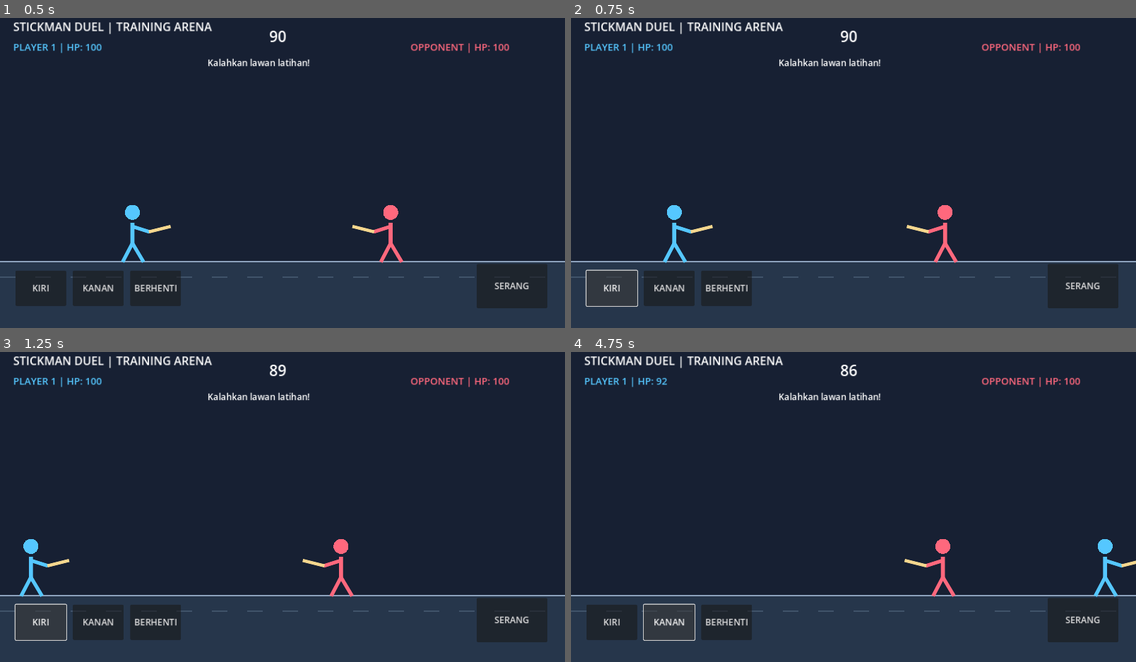
Above: before the commit, frames 1-4 (two rows, left to right).
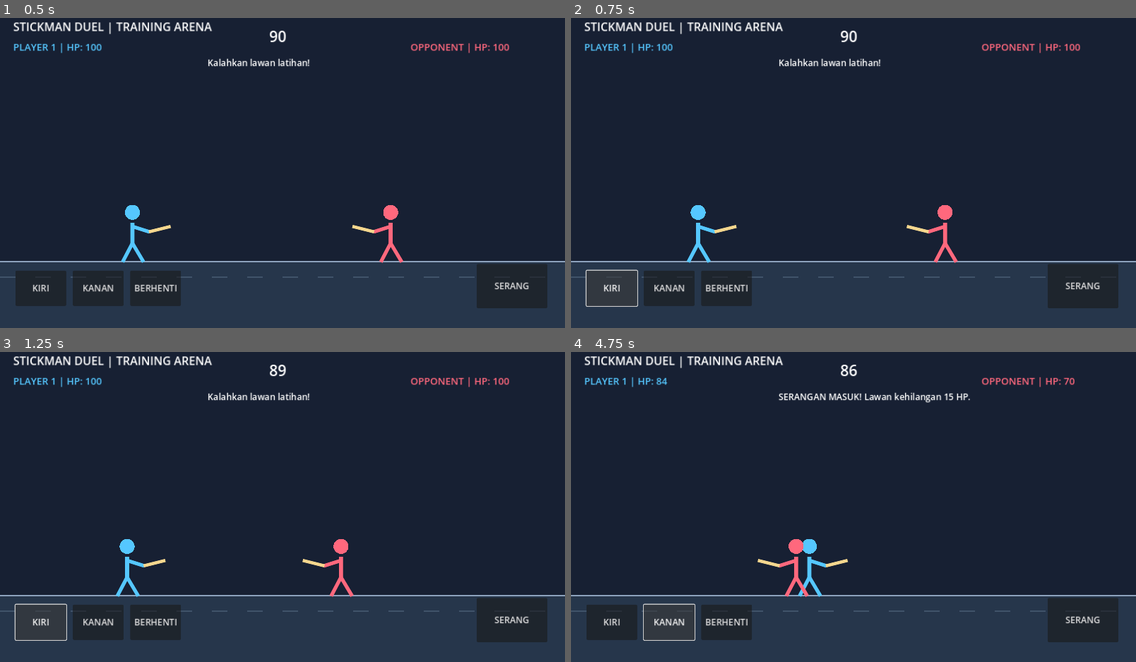
Above: after the commit, the same moments.

Repository: satriamada-web/stickman-duel
Game: Godot game, scene res://scenes/main.tscn
Same seed, same stepped clock (60 frames per second), same inputs: the game is played once before the commit and once after it.
Inputs:
- Up to frame 1 (0.5 s): no input
- Up to frame 2 (0.75 s): click "KIRI" at 0.5 s
- Up to frame 3 (1.25 s): no input
- Up to frame 4 (4.75 s): click "KANAN" at 1.25 s; tap Enter at 2 s; hold D 2.03-2.78 s; tap Space at 2.1, 2.27, 2.57, 2.85, 3.02, 3.32, 3.6, 4.35, 4.52 s; hold A 2.78-3.53 s; hold D from 3.53 s (still down)

Frame 1 is identical in both runs. In frame 2, 0.6% of the frame differs, in the area x 16-30%, y 60-80%; in frame 3, 0.7%; in frame 4, 1.9%, in the area x 15-100%, y 8-80%.

Commit message:
Improve mobile hold controls and add keyboard controls

Diff:
--- a/scripts/main.gd
+++ b/scripts/main.gd
@@ -22,6 +22,15 @@
 func _ready() -> void:
 	_build_ui()
 	queue_redraw()
+
+func _input(event: InputEvent) -> void:
+	if event is InputEventKey:
+		if event.keycode == KEY_A or event.keycode == KEY_LEFT:
+			move_direction = -1 if event.pressed else 0
+		elif event.keycode == KEY_D or event.keycode == KEY_RIGHT:
+			move_direction = 1 if event.pressed else 0
+		elif event.keycode == KEY_SPACE and event.pressed:
+			_attack()
 
 func _process(delta: float) -> void:
 	if match_over:
@@ -76,10 +85,20 @@
 	enemy_hp_label = _make_label(root, "OPPONENT | HP: 100", Vector2(930, 68), 22, Color("#ff687d"))
 	timer_label = _make_label(root, "90", Vector2(610, 35), 34, Color.WHITE)
 	status_label = _make_label(root, "Kalahkan lawan latihan!", Vector2(470, 105), 20, Color.WHITE)
-	_add_button(root, "KIRI", Vector2(35, 590), Vector2(115, 80), func(): move_direction = -1)
-	_add_button(root, "KANAN", Vector2(165, 590), Vector2(115, 80), func(): move_direction = 1)
+	_add_move_button(root, "KIRI", Vector2(35, 590), Vector2(115, 80), -1)
+	_add_move_button(root, "KANAN", Vector2(165, 590), Vector2(115, 80), 1)
 	_add_button(root, "BERHENTI", Vector2(295, 590), Vector2(115, 80), func(): move_direction = 0)
 	_add_button(root, "SERANG", Vector2(1080, 575), Vector2(160, 100), _attack)
+
+func _add_move_button(parent: Control, value: String, pos: Vector2, button_size: Vector2, direction: int) -> void:
+	var button := Button.new()
+	button.text = value
+	button.position = pos
+	button.size = button_size
+	button.add_theme_font_size_override("font_size", 20)
+	button.button_down.connect(func(): move_direction = direction)
+	button.button_up.connect(func(): move_direction = 0)
+	parent.add_child(button)
 
 func _make_label(parent: Control, value: String, pos: Vector2, font_size: int, color: Color) -> Label:
 	var label := Label.new()
